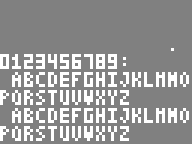
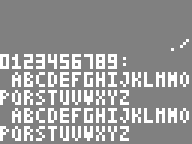
Layer changes from the first 192 x 144 image to the second:
added layer "slash" above "dot" over [left=180, top=39, right=189, bottom=48]
